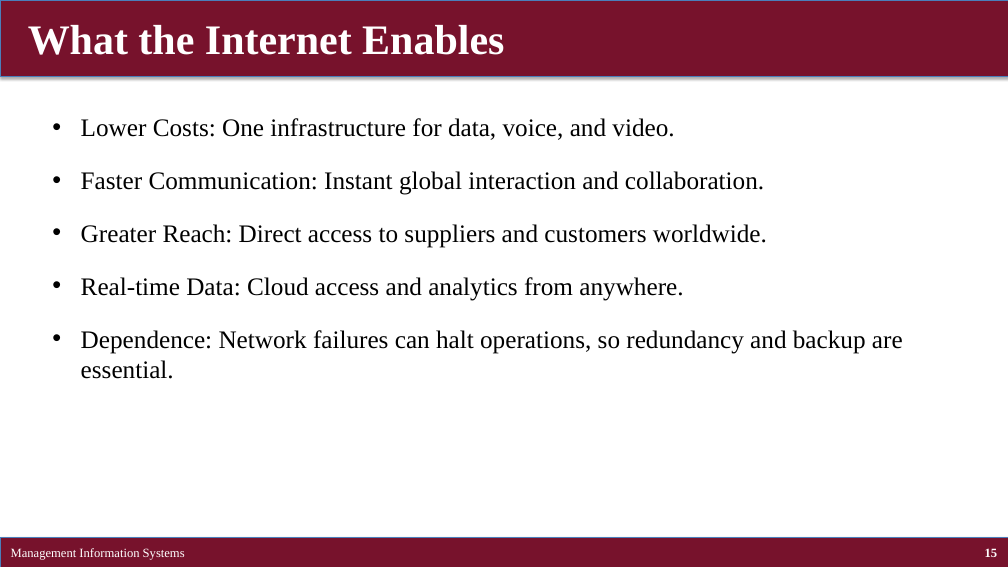
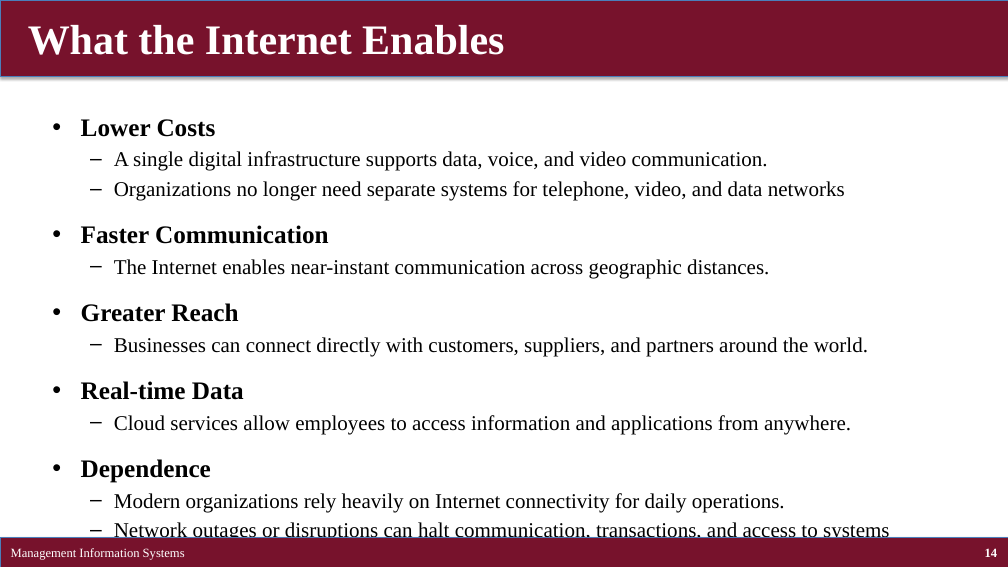
Before and after one commit to brianhwpark/brianhwpark.github.io, a slide deck: slide 14 of files/teaching-resources/concordiacollege-busn-315/busn-315-lecture-note/busn315-ch07.pptx (slide 15 before the commit). Drawn at 1008x567 pixels with LibreOffice and Linux fonts; fonts in the diff are those of the drawing. Boxes give left, top, right and bottom in pixels: in the first picture for what was removed or moved away, otherwise in the second. Text is boxed around its words. In the diff, an @@ line names an element or a change of style, - is before the commit and + after.

```diff
--- a/files/teaching-resources/concordiacollege-busn-315/busn-315-lecture-note/busn315-ch07.pptx
+++ b/files/teaching-resources/concordiacollege-busn-315/busn-315-lecture-note/busn315-ch07.pptx
@@ text at (x1=81, y1=119, x2=890, y2=542): text changed; size 24 to 20 pt @@
-• Lower Costs: One infrastructure for data, voice, and video.
-• Faster Communication: Instant global interaction and collaboration.
-• Greater Reach: Direct access to suppliers and customers worldwide.
-• Real-time Data: Cloud access and analytics from anywhere.
-• Dependence: Network failures can halt operations, so redundancy and backup are essential.
+• Lower Costs
+  – A single digital infrastructure supports data, voice, and video communication.
+  – Organizations no longer need separate systems for telephone, video, and data networks
+• Faster Communication
+  – The Internet enables near-instant communication across geographic distances.
+• Greater Reach
+  – Businesses can connect directly with customers, suppliers, and partners around the world.
+• Real-time Data
+  – Cloud services allow employees to access information and applications from anywhere.
+• Dependence
+  – Modern organizations rely heavily on Internet connectivity for daily operations.
+  – Network outages or disruptions can halt communication, transactions, and access to systems
@@ page number at (x1=985, y1=548, x2=998, y2=557): text changed @@
-15
+14
```
Also in this commit, not shown: 16 other slides changed, 1 slide added, 3 slides removed, 1 other file.
